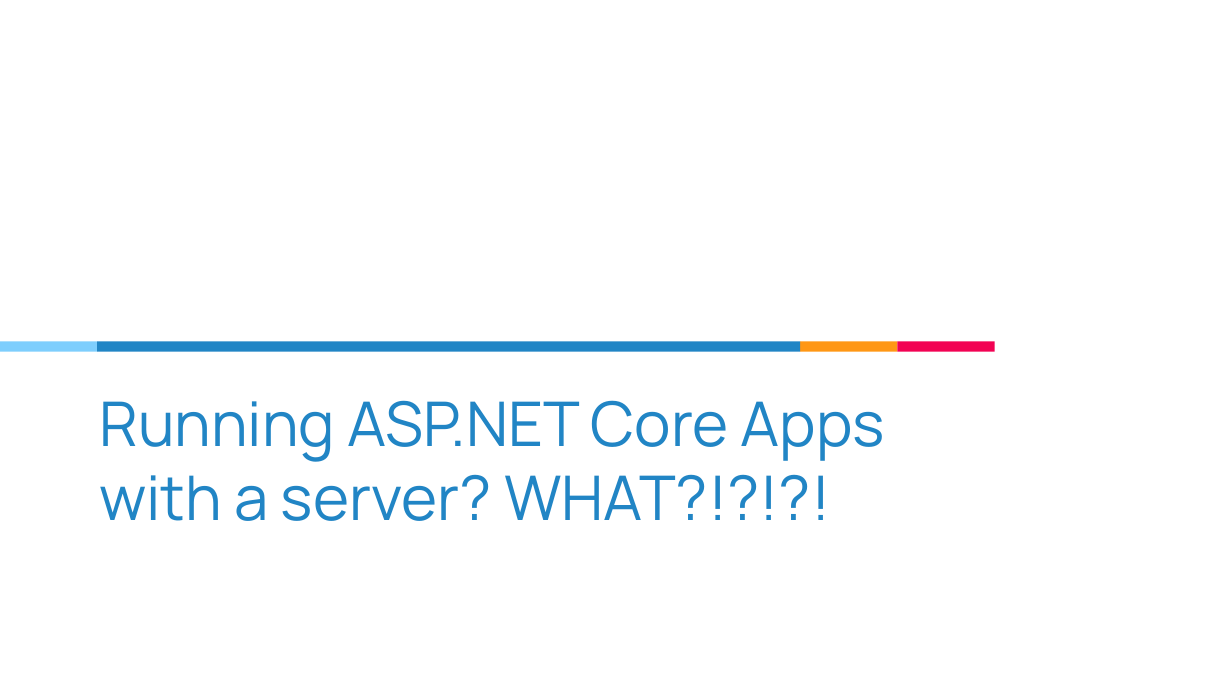
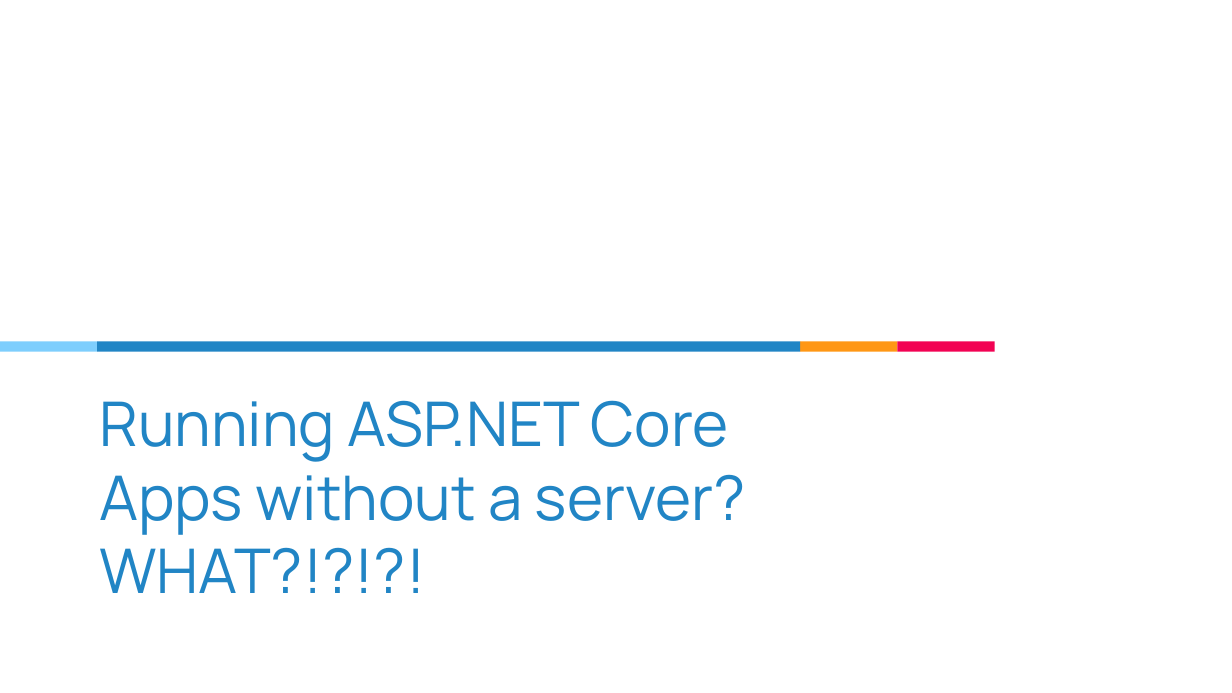
Before and after one commit to isaacrlevin/levin-talks, a slide deck: slide 1 of Running_ASP.NET_Core_Apps_without_a_server.pptx. Drawn at 1232x693 pixels with LibreOffice and Linux fonts; fonts in the diff are those of the drawing. Boxes give left, top, right and bottom in pixels: in the first picture for what was removed or moved away, otherwise in the second. Text is boxed around its words. In the diff, an @@ line names an element or a change of style, - is before the commit and + after.

```diff
--- a/Running_ASP.NET_Core_Apps_without_a_server.pptx
+++ b/Running_ASP.NET_Core_Apps_without_a_server.pptx
@@ title at <box>99,400,746,593</box>: text changed @@
-Running ASP.NET Core Apps with a server? WHAT?!?!?!
+Running ASP.NET Core
+Apps without a server? WHAT?!?!?!
```
Also in this commit, not shown: 6 other slides changed, 2 slides added, 2 slides removed, 2 other files.
